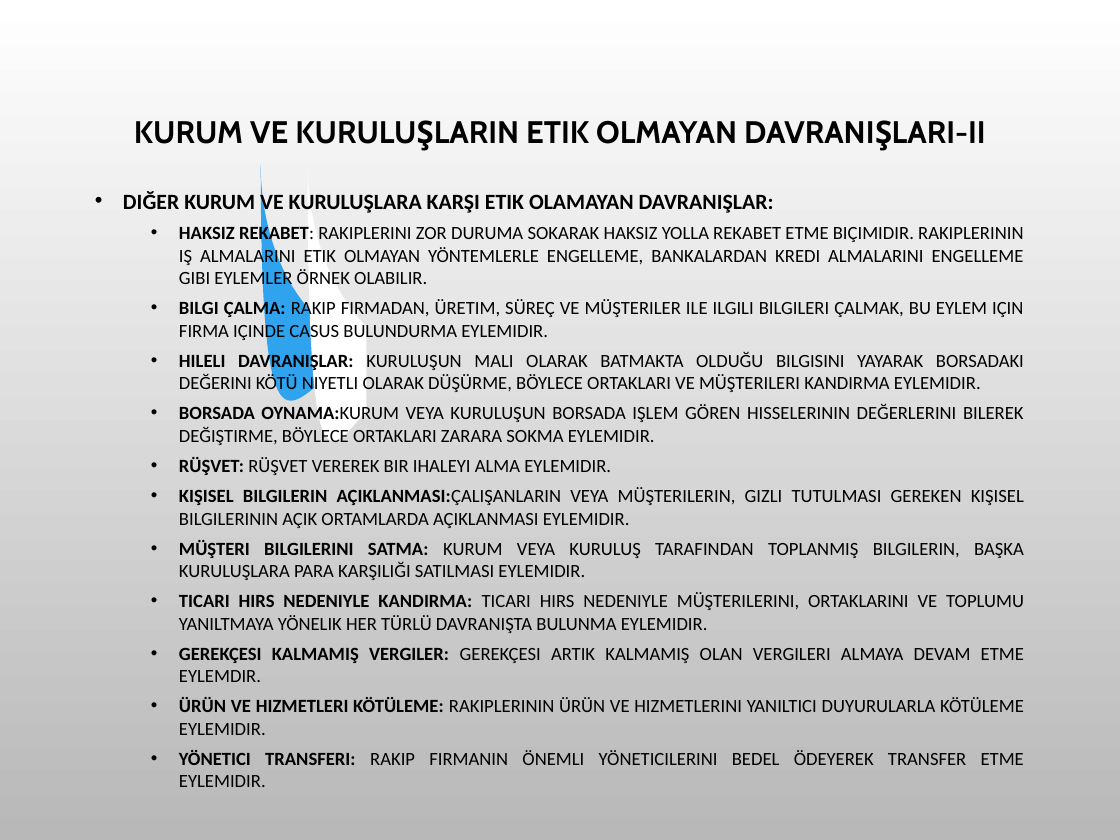
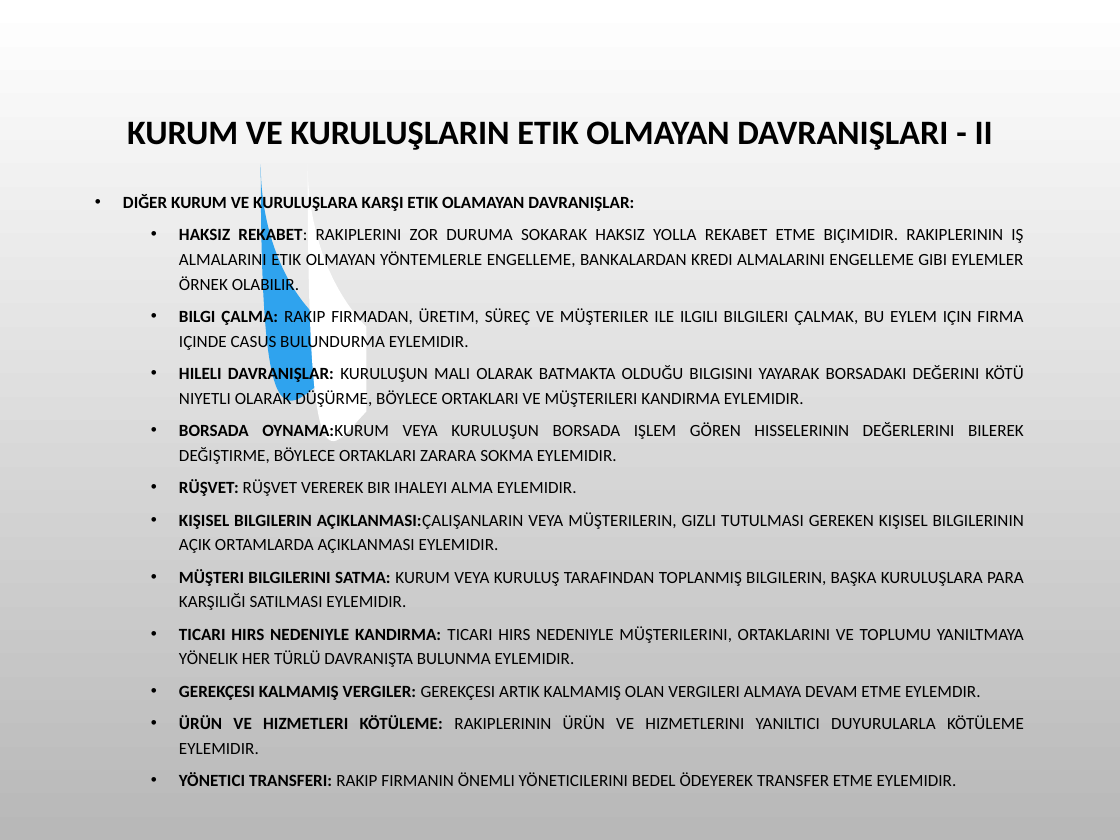
Before and after one commit to SevdanurGENC/20-21-Lecture-Notes, a slide deck: slide 33 of 4. Bolum - Meslek Etigi - Kurumsal Etik.ppt. Drawn at 1120x840 pixels with LibreOffice and Linux fonts; fonts in the diff are those of the drawing; background and template pictures are left out. Boxes give left, top, right and bottom in pixels: in the first picture for what was removed or moved away, otherwise in the second. Text is boxed around its words. In the diff, an @@ line names an element or a change of style, - is before the commit and + after.

```diff
--- a/4. Bolum - Meslek Etigi - Kurumsal Etik.ppt
+++ b/4. Bolum - Meslek Etigi - Kurumsal Etik.ppt
@@ title at [127,121,993,150]: text changed; size 20 to 22 pt; font Cabin to Calibri @@
-KURUM VE KURULUŞLARIN ETIK OLMAYAN DAVRANIŞLARI-II
+KURUM VE KURULUŞLARIN ETIK OLMAYAN DAVRANIŞLARI - II
@@ text "DIĞER KURUM VE KURULUŞLARA KARŞI ..." at [123,194,1024,786]: size 14 to 11 pt in "DIĞER KURUM VE KURULUŞLARA KARŞI ETIK OLAMAYAN ..."; size 12 to 11 pt; line spacing 1 to 1.2 @@
```
Also in this commit, not shown: 12 other slides changed.
